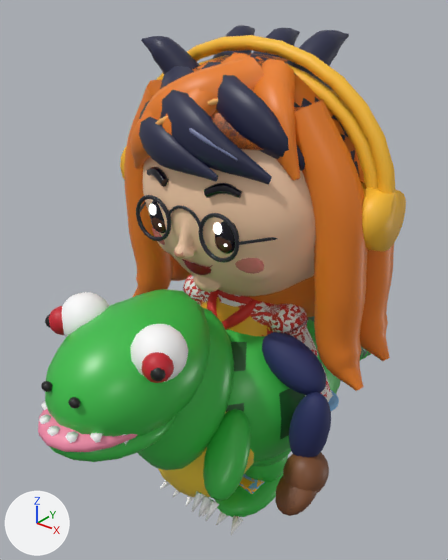
Before and after pictures for a commit that changed the glTF model assets/models/Chico.glb.
One viewpoint serves both versions: a 50 mm lens placed at (1.03, -1.37, 1.6), pointed at (-0.11, 0.04, 0.72). Arrows for +X, +Y and +Z are at lower left; the lights stay in place. The first picture is the older version.

The scene before the commit, as lines of its bpy script (objects in view):
```python
ob_acc_audifonosl = bpy.data.objects.new('Acc_audifonosl', me_acc_audifonosl)
ob_acc_audifonosl.location = (0.0, 0.0, 0.0)
ob_camisa_chaqueta = bpy.data.objects.new('Camisa_chaqueta', me_camisa_chaqueta)
ob_camisa_chaqueta.location = (0.0, 0.0, 0.0)
ob_disf_dino = bpy.data.objects.new('Disf_dino', me_disf_dino)
ob_disf_dino.location = (0.0, 0.0, 0.0)
# also in view: 'Acc_lentes' at (0.0, -0.1, 1.02); 'Acc_audifonos' at (0.0, 0.02, 1.19); 'Cuerpo' at (0.0, 0.01, 0.83); 'Camisa_blusa' at (0.0, 0.0, 0.6); 'Pelo_largo' at (0.0, 0.05, 1.0)
```
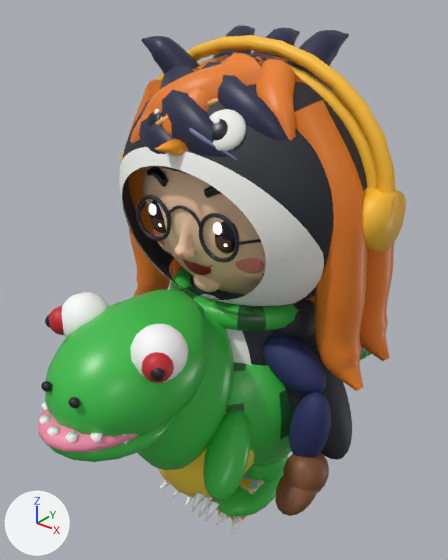
Pixel boxes [x1, y1, x2, y2] of what changed, in the pictures (448 x 560 px):
```json
{"object": "Disf_pinguino", "change": "added", "after": [119, 71, 367, 520], "faces in mat_pin_negro (black #23262f)": [122, 71, 367, 460], "faces in mat_pin_blanco (white #f6f6f2)": [119, 109, 324, 365], "faces in mat_tint_disfraz (green #3dbe4a)": [170, 269, 299, 333], "faces in mat_tint_disfraz_osc (dark green #1e5e28)": [176, 267, 266, 331], "faces in mat_pin_naranja (orange #ff9f1c)": [155, 138, 245, 520]}
{"object": "Camisa_chaqueta", "change": "unchanged, covered by the edit", "before": [183, 274, 330, 397]}
{"object": "Camisa_blusa", "change": "unchanged, covered by the edit", "before": [183, 275, 339, 411]}
```

The change, as JSON lines over the scene's bpy script:
```json
{"op": "add", "block": "mat_pin_naranja", "code": ["mat_pin_naranja = principled_material('pin_naranja')", "mat_pin_naranja.base_color = (1.0, 0.347, 0.0116)  # orange #ff9f1c", "mat_pin_naranja.roughness = 0.6"]}
{"op": "add", "block": "mat_pin_ojo", "code": ["mat_pin_ojo = principled_material('pin_ojo')", "mat_pin_ojo.base_color = (0.00605, 0.00605, 0.007)  # black #121214", "mat_pin_ojo.roughness = 0.35"]}
{"op": "add", "block": "mat_pin_negro", "code": ["mat_pin_negro = principled_material('pin_negro')", "mat_pin_negro.base_color = (0.0168, 0.0194, 0.0284)  # black #23262f", "mat_pin_negro.roughness = 0.6"]}
{"op": "add", "block": "mat_pin_blanco", "code": ["mat_pin_blanco = principled_material('pin_blanco')", "mat_pin_blanco.base_color = (0.922, 0.922, 0.888)  # white #f6f6f2", "mat_pin_blanco.roughness = 0.6"]}
{"op": "add", "block": "me_disf_pinguino_001", "code": ["me_disf_pinguino_001 = bpy.data.meshes.new('Disf_pinguino.001')", "me_disf_pinguino_001.from_pydata(...)  # 8431 vertices, 16408 faces; spans x -0.409..0.409, y -0.35..0.341, z -0.002..1.408", "# faces by material slot: [10328, 2600, 1788, 720, 672, 300]", "me_disf_pinguino_001.materials.append(mat_pin_negro)  # black #23262f", "me_disf_pinguino_001.materials.append(mat_pin_blanco)  # white #f6f6f2", "me_disf_pinguino_001.materials.append(mat_pin_naranja)  # orange #ff9f1c", "me_disf_pinguino_001.materials.append(mat_pin_ojo)  # black #121214", "me_disf_pinguino_001.materials.append(mat_tint_disfraz)  # green #3dbe4a", "me_disf_pinguino_001.materials.append(mat_tint_disfraz_osc)  # dark green #1e5e28"]}
{"op": "add", "block": "ob_disf_pinguino", "code": ["ob_disf_pinguino = bpy.data.objects.new('Disf_pinguino', me_disf_pinguino_001)", "ob_disf_pinguino.location = (0.0, 0.0, 0.0)"]}
```
